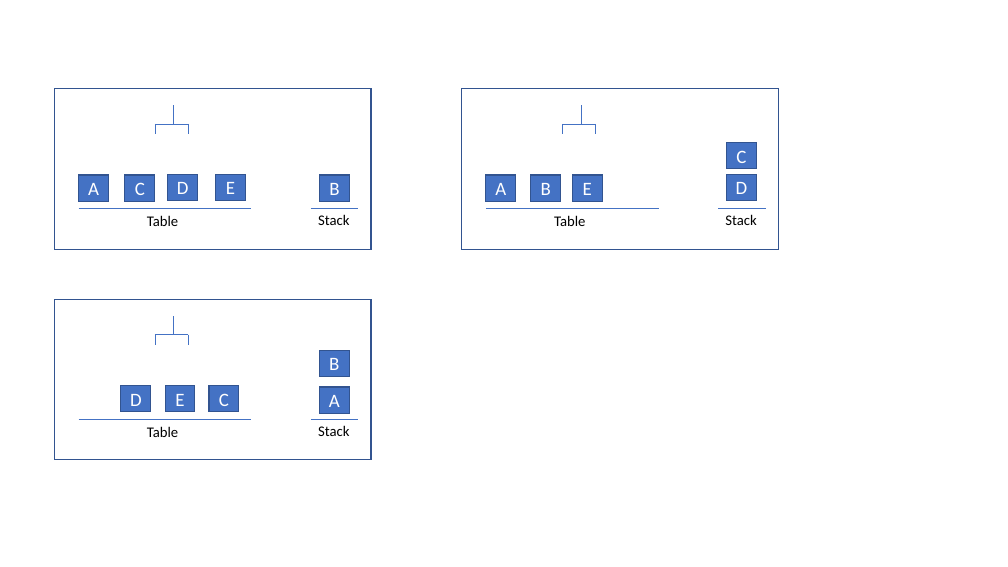
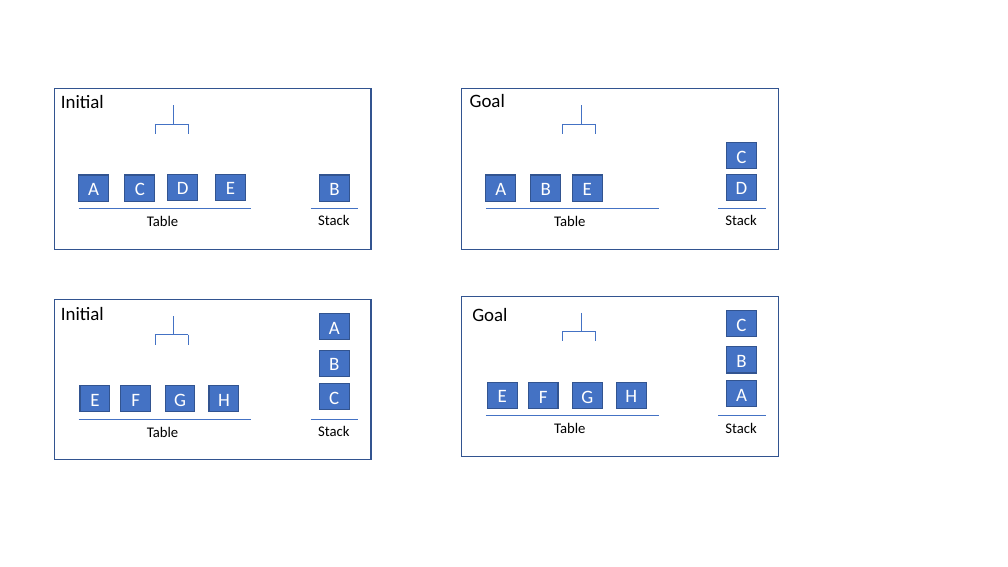
Before and after one commit to NishigandhaMhatre/cpsc5610-01-wq19, a slide deck: slide 1 of SearchLab/blocksworld_lab_figures.pptx. Drawn at 1008x567 pixels with LibreOffice and Linux fonts; fonts in the diff are those of the drawing. Boxes give left, top, right and bottom in pixels: in the first picture for what was removed or moved away, otherwise in the second. Text is boxed around its words. In the diff, an @@ line names an element or a change of style, - is before the commit and + after.

```diff
--- a/SearchLab/blocksworld_lab_figures.pptx
+++ b/SearchLab/blocksworld_lab_figures.pptx
@@ text added at (61, 95, 104, 108), 18 pt, text #000000 @@
+Initial
@@ text added at (470, 94, 505, 107), 18 pt, text #000000 @@
+Goal
@@ rectangle added at (462, 296, 779, 457), outline #325491 1 pt @@
@@ text added at (61, 307, 104, 320), 18 pt, text #000000 @@
+Initial
@@ rectangle "A": place and size @@
-rectangle "A" at (319, 387, 349, 414)
+rectangle "A" at (319, 314, 349, 340)
@@ text added at (472, 308, 507, 321), 18 pt, text #000000 @@
+Goal
@@ rectangle added at (727, 311, 756, 337), fill #4472C4, outline #325491 1 pt, 18 pt, text #FFFFFF @@
+C
@@ group added at (563, 313, 596, 342): 4 lines @@
@@ rectangle added at (727, 347, 756, 374), fill #4472C4, outline #325491 1 pt, 18 pt, text #FFFFFF @@
+B
@@ rectangle "E": place and size @@
-rectangle "E" at (165, 386, 194, 412)
+rectangle "E" at (80, 386, 110, 412)
@@ rectangle added at (165, 386, 194, 412), fill #4472C4, outline #325491 1 pt, 18 pt, text #FFFFFF @@
+G
@@ rectangle added at (209, 386, 239, 412), fill #4472C4, outline #325491 1 pt, 18 pt, text #FFFFFF @@
+H
@@ rectangle "C": place and size @@
-rectangle "C" at (209, 386, 239, 412)
+rectangle "C" at (319, 384, 349, 411)
@@ rectangle added at (488, 383, 517, 409), fill #4472C4, outline #325491 1 pt, 18 pt, text #FFFFFF @@
+E
@@ rectangle added at (529, 383, 558, 409), fill #4472C4, outline #325491 1 pt, 18 pt, text #FFFFFF @@
+F
@@ rectangle added at (572, 383, 602, 409), fill #4472C4, outline #325491 1 pt, 18 pt, text #FFFFFF @@
+G
@@ rectangle added at (616, 383, 646, 409), fill #4472C4, outline #325491 1 pt, 18 pt, text #FFFFFF @@
+H
@@ rectangle added at (727, 380, 756, 407), fill #4472C4, outline #325491 1 pt, 18 pt, text #FFFFFF @@
+A
@@ text in rectangle at (131, 394, 140, 406): text changed @@
-D
+F
@@ line added from (486, 416) to (659, 416), #4472C4 0.5 pt @@
@@ line added from (718, 416) to (766, 416), #4472C4 0.5 pt @@
@@ text added at (554, 422, 585, 433), 14 pt, text #000000 @@
+Table
@@ text added at (725, 422, 756, 433), 14 pt, text #000000 @@
+Stack
```
Also in this commit, not shown: 5 other files.
